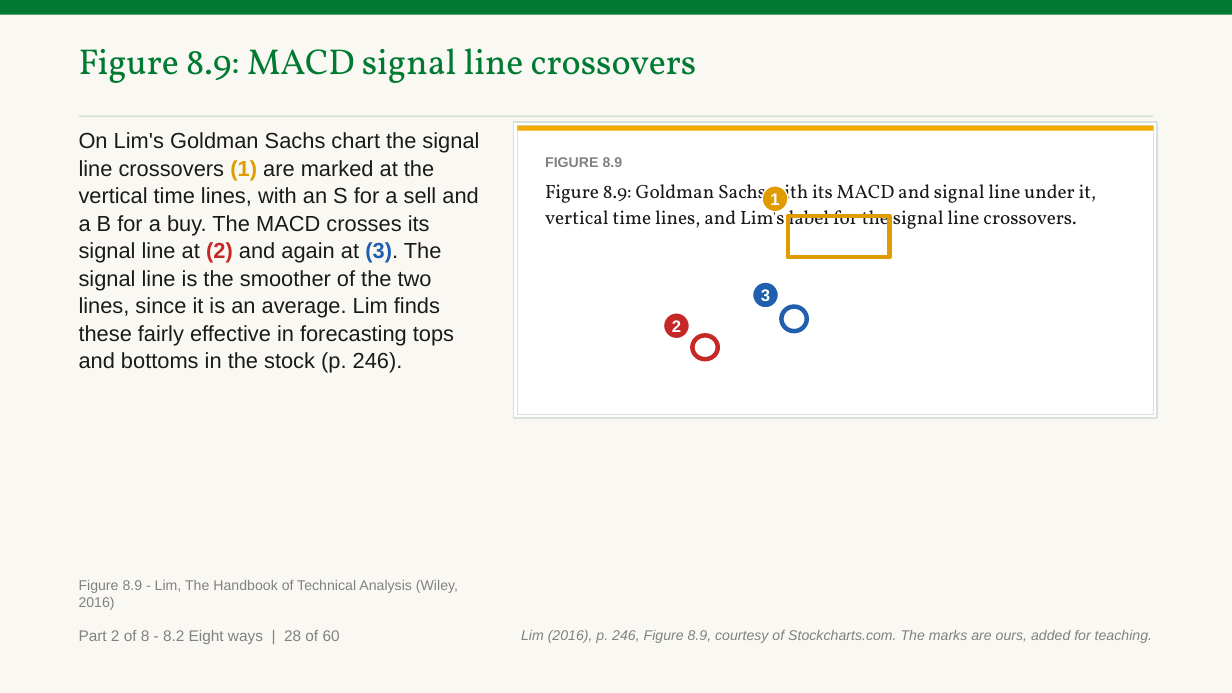
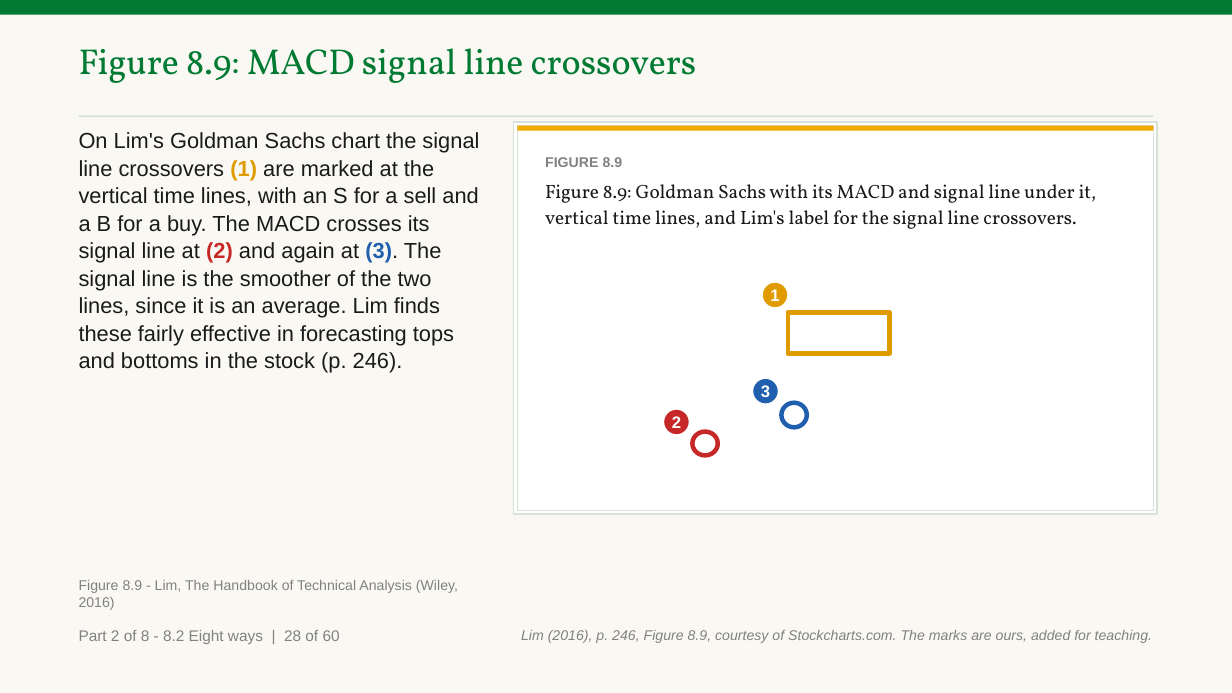
Before and after one commit to benjiesotelo-sudo/Telos_FIN1209, a slide deck: slide 85 of chapter-08/FIN1209-Chapter-08-Student-Edition.pptx. Drawn at 1232x693 pixels with LibreOffice and Linux fonts; fonts in the diff are those of the drawing. Boxes give left, top, right and bottom in pixels: in the first picture for what was removed or moved away, otherwise in the second. Text is boxed around its words. In the diff, an @@ line names an element or a change of style, - is before the commit and + after.

Commit message:
Chapter 8: show the whole of Figure 8.9 on the signal line crossover slides

```diff
--- a/chapter-08/FIN1209-Chapter-08-Student-Edition.pptx
+++ b/chapter-08/FIN1209-Chapter-08-Student-Edition.pptx
@@ rectangle: place and size @@
-rectangle at [514,122,1157,418]
+rectangle at [514,122,1157,514]
@@ rectangle: place and size @@
-rectangle at [518,126,1153,414]
+rectangle at [518,126,1153,510]
@@ text "FIGURE 8.9" rewrapped from [545,157,1097,233] to [545,157,1097,229] @@
@@ 5 ellipses, 1 rectangle: place and size @@
-5 ellipses, 1 rectangle at [664,186,890,360]
+5 ellipses, 1 rectangle at [664,282,890,456]
```
Also in this commit, not shown: 2 other files.
